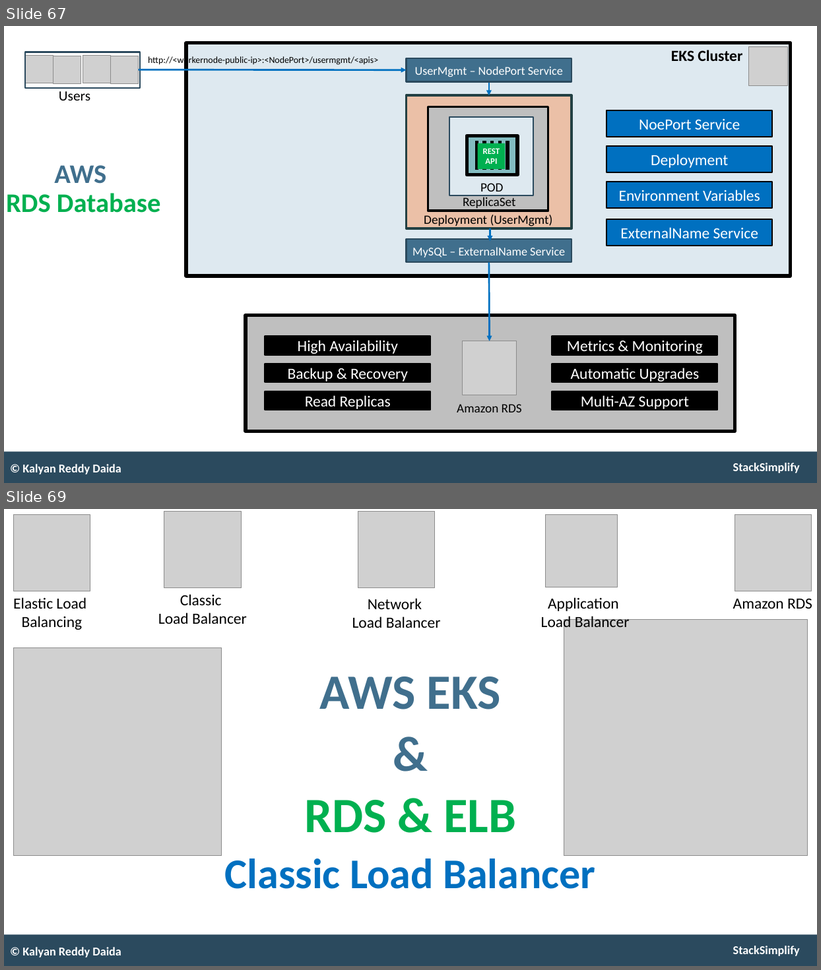
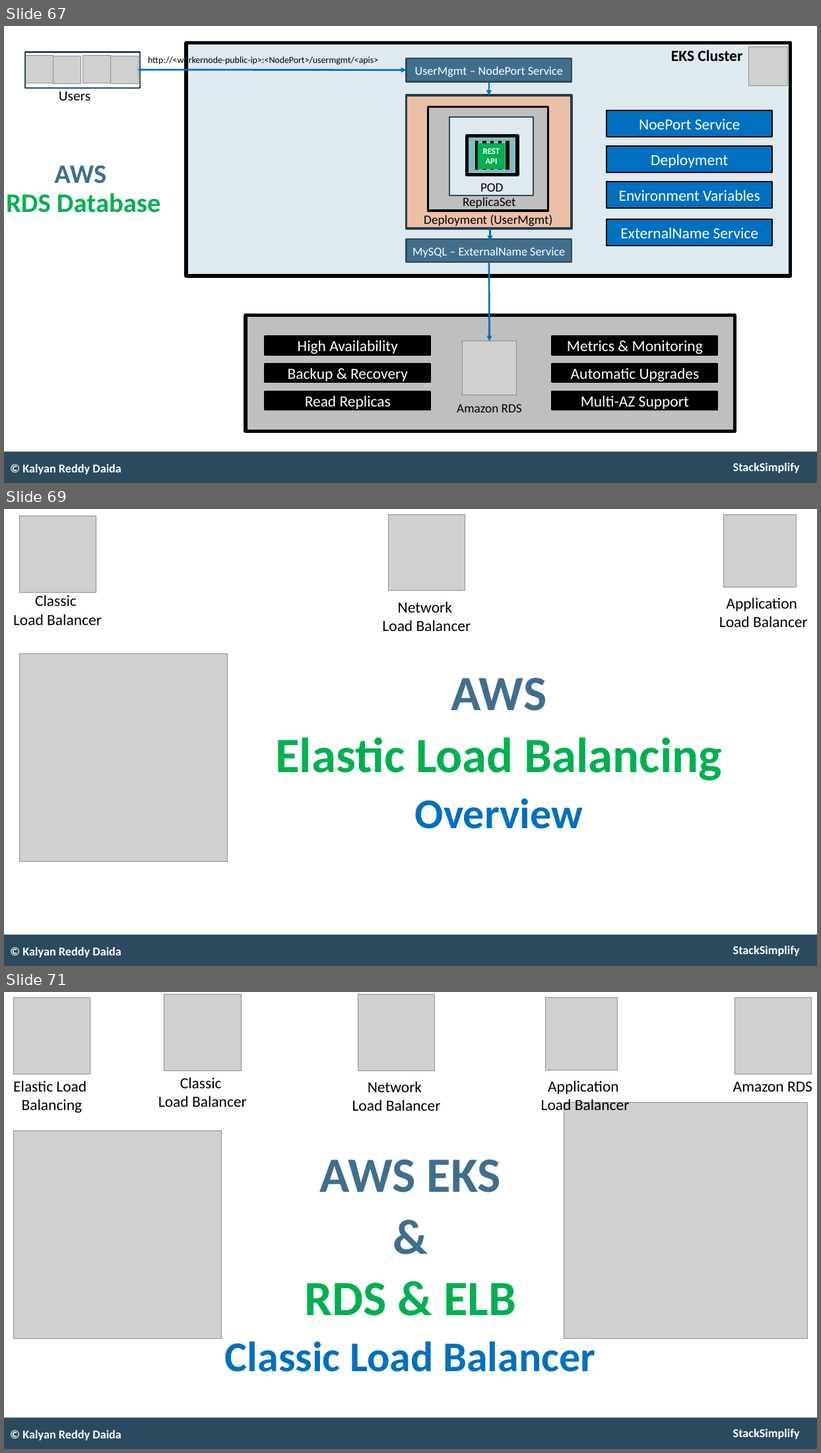
Before and after one commit to stacksimplify/aws-eks-kubernetes-masterclass, a slide deck: presentation/AWS-Fargate-and-EKS-Masterclass.pptx. Shown one above the other, each under a label of ours: slides 67 and 69 before the commit, slides 67, 69 and 71 after it; the slides between them are not shown. The pictures are 821x970 and 821x1453 pixels, drawn with LibreOffice and Linux fonts; fonts in the diff are those of the drawing; grey boxes stand for pictures. Boxes give left, top, right and bottom in pixels: in the first picture for what was removed or moved away, otherwise in the second. Text is boxed around its words. In the diff, an @@ line names an element or a change of style, - is before the commit and + after.

```diff
--- a/presentation/AWS-Fargate-and-EKS-Masterclass.pptx
+++ b/presentation/AWS-Fargate-and-EKS-Masterclass.pptx
@@ slide 69 added at [4,509,817,966], background #FFFFFF; not listed: 2 template elements that a slide beside it also shows @@
@@ picture added at [19,516,96,593] @@
@@ picture added at [389,514,465,591] @@
@@ picture added at [723,514,796,588] @@
@@ text added at [13,595,102,625], 22 pt, text #000000 @@
+Classic
+Load Balancer
@@ text added at [382,601,471,631], 22 pt, text #000000 @@
+Network
+Load Balancer
@@ text added at [719,597,808,627], 22 pt, text #000000 @@
+Application
+Load Balancer
@@ picture added at [19,654,228,862] @@
@@ text added at [275,678,722,829], 70 pt, text #00B050, bold @@
+AWS
+Elastic Load Balancing
+Overview
@@ text added at [22,947,121,958], 17 pt, text #FFFFFF, bold @@
+© Kalyan Reddy Daida
@@ what was slide 69 is now slide 71 @@
```
Also in this commit, not shown: 3 slides changed, 4 other slides added, 41 other files.
